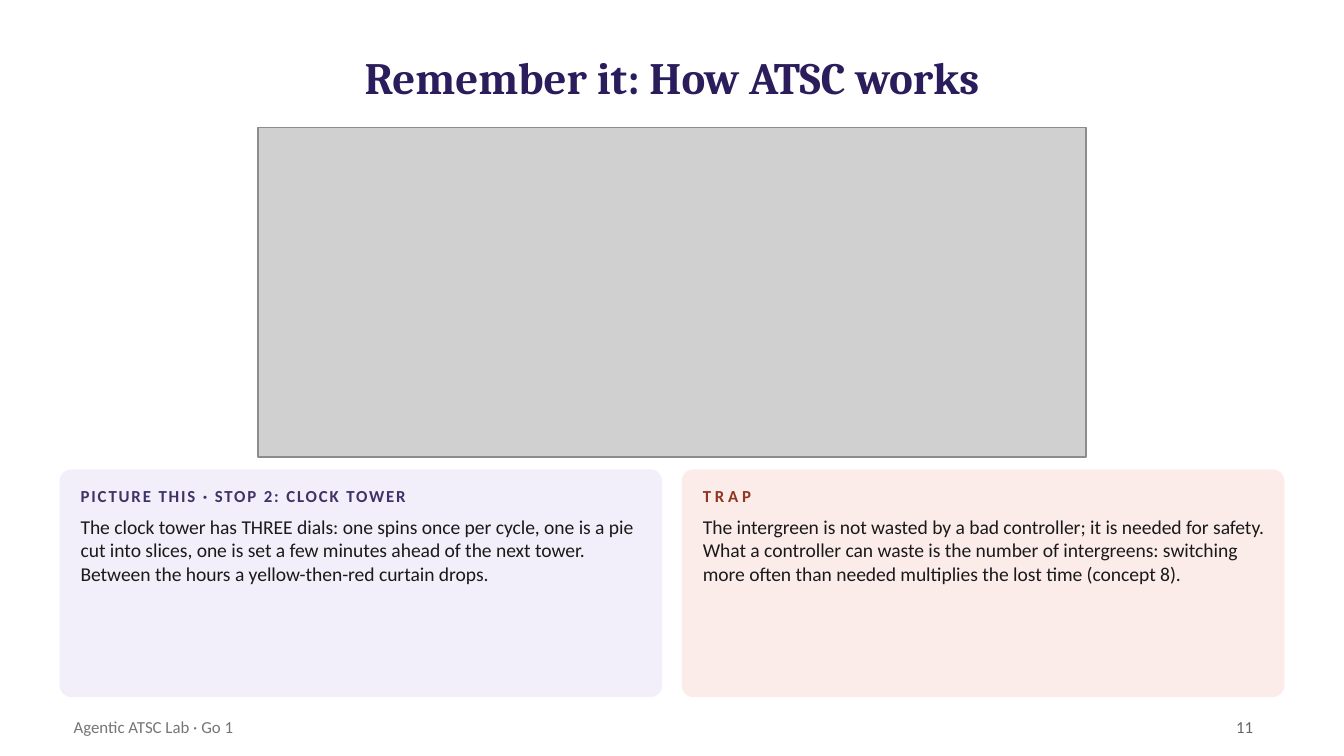
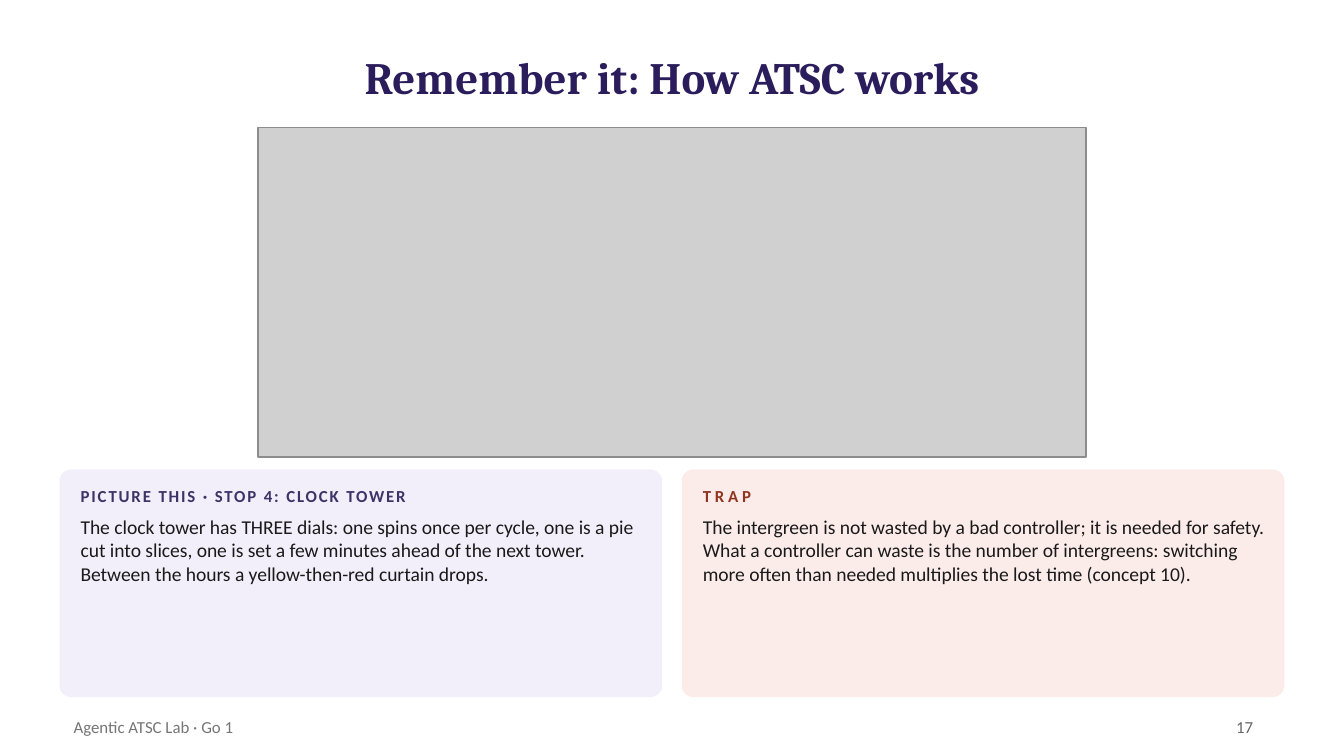
Before and after one commit to smrahmanbd/agentic-atsc-lab, a slide deck: slide 17 of docs/materials/AATSC_Go1_Lecture.pptx (slide 11 before the commit). Drawn at 1344x756 pixels with LibreOffice and Linux fonts; fonts in the diff are those of the drawing; grey boxes stand for pictures. Boxes give left, top, right and bottom in pixels: in the first picture for what was removed or moved away, otherwise in the second. Text is boxed around its words. In the diff, an @@ line names an element or a change of style, - is before the commit and + after.

```diff
--- a/docs/materials/AATSC_Go1_Lecture.pptx
+++ b/docs/materials/AATSC_Go1_Lecture.pptx
@@ text at bbox=[264, 491, 273, 502]: text changed @@
-PICTURE THIS · STOP 2: CLOCK TOWER
+PICTURE THIS · STOP 4: CLOCK TOWER
@@ text at bbox=[703, 520, 1264, 584]: text changed @@
-The intergreen is not wasted by a bad controller; it is needed for safety. What a controller can waste is the number of intergreens: switching more often than needed multiplies the lost time (concept 8).
+The intergreen is not wasted by a bad controller; it is needed for safety. What a controller can waste is the number of intergreens: switching more often than needed multiplies the lost time (concept 10).
@@ page number at bbox=[1236, 722, 1253, 733]: text changed @@
-11
+17
```
Also in this commit, not shown: 26 other slides changed, 6 slides added, 2 other files.
